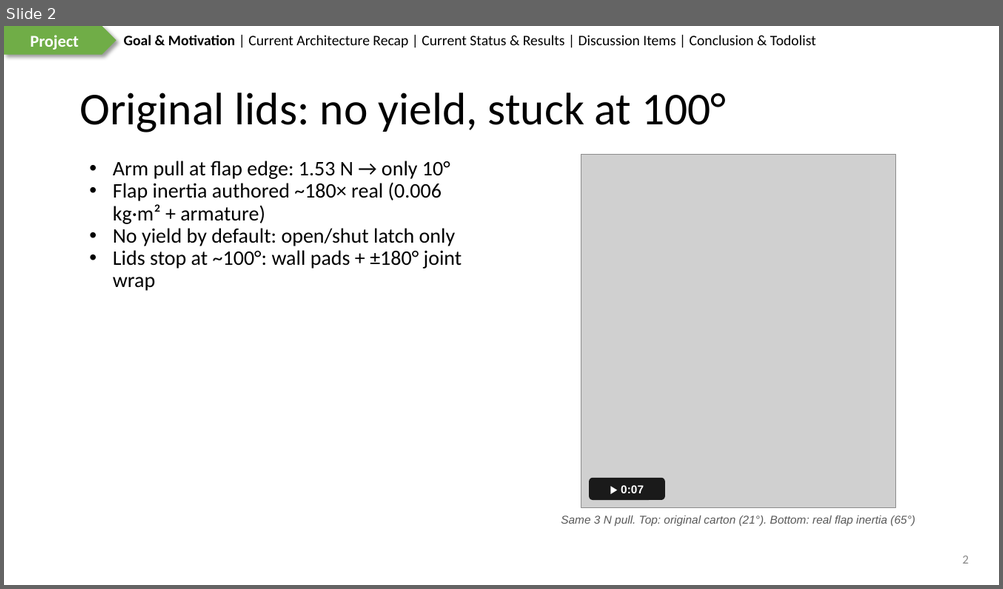
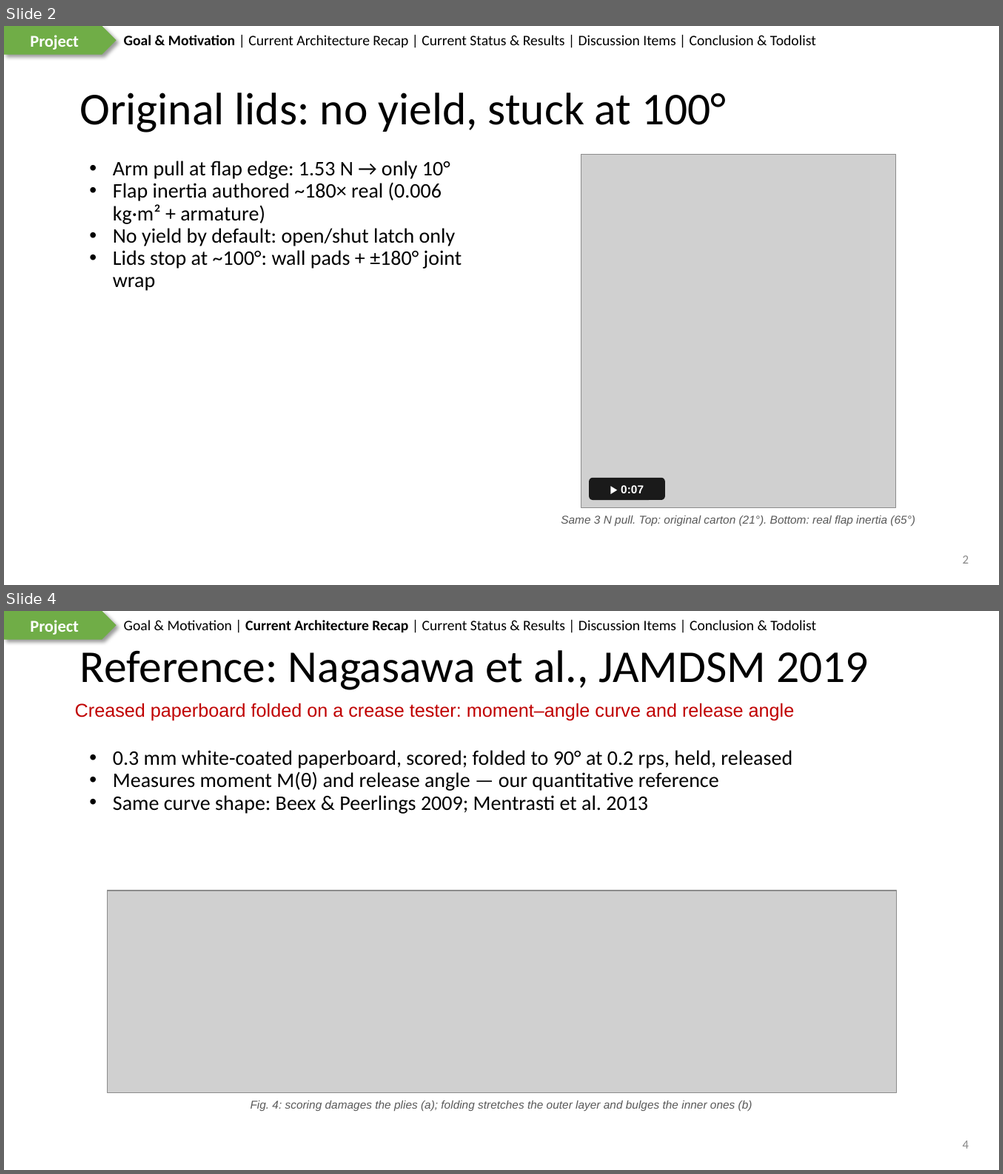
Before and after one commit to wyattsheu/sim-forge, a slide deck: sims/fr3_bubblewrap_pack_handoff_20261007/docs/slides/2026-10-10-Carton-Crease.pptx. Shown one above the other, each under a label of ours: slide 2 before the commit, slides 2 and 4 after it; the slides between them are not shown. The pictures are 1003x589 and 1003x1174 pixels, drawn with LibreOffice and Linux fonts; fonts in the diff are those of the drawing; grey boxes stand for pictures. Boxes give left, top, right and bottom in pixels: in the first picture for what was removed or moved away, otherwise in the second. Text is boxed around its words. In the diff, an @@ line names an element or a change of style, - is before the commit and + after.

Commit message:
fr3 handoff slides: paper figures beside ours (Fig. 8, Fig. 10), typeset crease equations, mechanics summary, delivered carton vs carton_v1 and why carton_v1's model was chosen

```diff
--- a/sims/fr3_bubblewrap_pack_handoff_20261007/docs/slides/2026-10-10-Carton-Crease.pptx
+++ b/sims/fr3_bubblewrap_pack_handoff_20261007/docs/slides/2026-10-10-Carton-Crease.pptx
@@ slide 4 added at (4,611,999,1170), background #FFFFFF; not listed: 2 template elements that a slide beside it also shows @@
@@ text added at (124,620,816,632), 14 pt, text #000000 @@
+Goal & Motivation | Current Architecture Recap | Current Status & Results | Discussion Items | Conclusion & Todolist
@@ title added at (80,650,868,690), 44 pt, text #000000 @@
+Reference: Nagasawa et al., JAMDSM 2019
@@ text added at (75,703,794,721), 18 pt, text #C00000 @@
+Creased paperboard folded on a crease tester: moment–angle curve and release angle
@@ text added at (113,750,792,814), 20 pt, text #000000 @@
+• 0.3 mm white-coated paperboard, scored; folded to 90° at 0.2 rps, held, released
+• Measures moment M(θ) and release angle — our quantitative reference
+• Same curve shape: Beex & Peerlings 2009; Mentrasti et al. 2013
@@ picture added at (107,891,896,1093) @@
@@ text added at (250,1101,752,1111), 11 pt, text #595959, italic @@
+Fig. 4: scoring damages the plies (a); folding stretches the outer layer and bulges the inner ones (b)
@@ page number added at (962,1141,968,1149), 12 pt, text #888888 @@
+4
```
Also in this commit, not shown: 1 slide changed, 5 other slides added, 3 slides removed, 13 other files.
